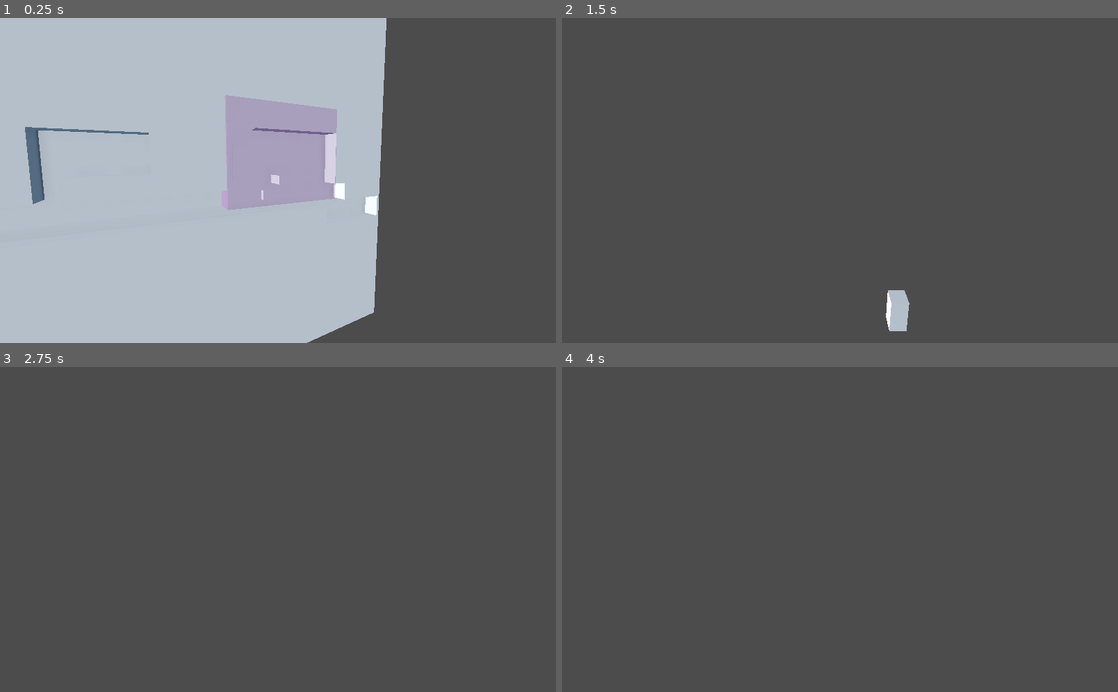
Above: before the commit, frames 1-4 (two rows, left to right).
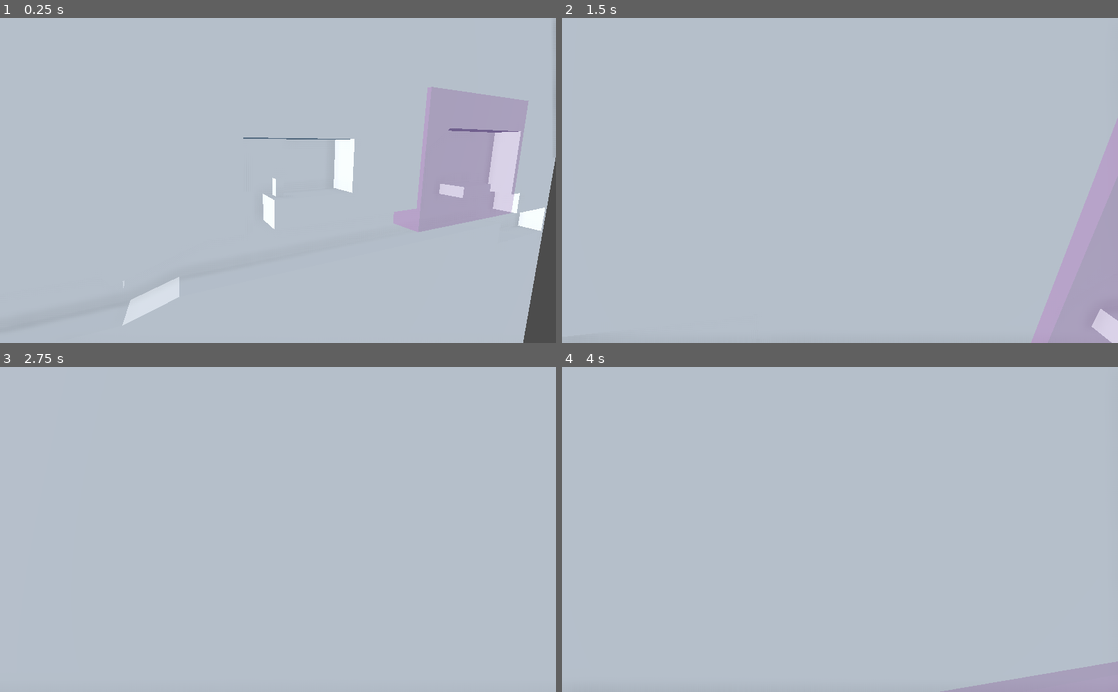
Above: after the commit, the same moments.

Repository: pfirsich/GameOff2019
Game: Godot game, scene res://Main.tscn
The game is run twice, just before and just after one commit, with the same random seed, the same clock (stepped at 60 frames per second) and the same inputs.
Inputs (mouse positions are in pixels of both pictures, inside the frame that each line leads up to):
- Up to frame 1 (0.25 s): no input
- Up to frame 2 (1.5 s): move the mouse to (962, 164) at 0.52 s; hold D (move_right) 0.53-1.28 s; click (962, 164) at 0.6 s; tap Space (jump) at 0.77, 0.8, 1.07, 1.35 s; move the mouse to (728, 196) at 1.27 s; hold A (move_left) from 1.28 s (still down)
- Up to frame 3 (2.75 s): tap Space (jump) at 1.52, 1.82, 2.3 s; click (166, 545) at 1.55 s; move the mouse to (333, 458) at 2.02 s; release A (move_left) at 2.03 s; hold D (move_right) from 2.03 s (still down); click (333, 458) at 2.1 s
- Up to frame 4 (4 s): tap Enter at 2.75 s; move the mouse to (812, 594) at 2.77 s; click (812, 594) at 2.85 s; tap Space (jump) at 3.02, 3.32, 3.6, 3.77 s; move the mouse to (1006, 578) at 3.52 s; release D (move_right) at 3.53 s; hold A (move_left) from 3.53 s (still down)

The runs differ from the first frame. In frame 1, 39% of the frame differs, in the area x 4-100%, y 0-100%; in frame 2, 100%; in frame 3, 100%, in the area x 0-100%, y 0-100%; in frame 4, 100%.

Commit message:
Add proof for broken ray casts in Godot and Markers

Diff:
--- a/godot/Main.tscn
+++ b/godot/Main.tscn
@@ -16,7 +16,7 @@
 [node name="Main" type="Node"]
 
 [node name="Player" parent="." instance=ExtResource( 1 )]
-transform = Transform( 1, 0, 0, 0, 1, 0, 0, 0, 1, 26.8472, 1.05485, 0 )
+transform = Transform( 1, 0, 0, 0, 1, 0, 0, 0, 1, 15.1407, 3.42984, 0 )
 script = ExtResource( 2 )
 JUMP_HEIGHT = 0.75
 JUMP_DURATION = 0.7
--- /dev/null
+++ b/godot/Marker.tscn
@@ -0,0 +1,13 @@
+[gd_scene load_steps=3 format=2]
+
+[sub_resource type="SphereMesh" id=1]
+
+[sub_resource type="SpatialMaterial" id=2]
+flags_transparent = true
+params_depth_draw_mode = 1
+albedo_color = Color( 1, 0, 0, 0.388235 )
+
+[node name="Marker" type="MeshInstance"]
+transform = Transform( 0.1, 0, 0, 0, 0.1, 0, 0, 0, 0.1, 0, 0, 0 )
+mesh = SubResource( 1 )
+material/0 = SubResource( 2 )
--- a/godot/Player.gd
+++ b/godot/Player.gd
@@ -9,7 +9,9 @@
 export var TELEPORT_DISTANCE = 4.0
 export var TELEPORT_SAMPLES = 16
 
-export var has_teleport = true;
+export var has_upgrade_teleport = true
+
+var markerScene = preload("res://Marker.tscn")
 
 var velocity = Vector2()
 var gravity
@@ -21,11 +23,8 @@
     gravity = jump_vel / jump_dur_half
 
 func _process(delta):
-    if Input.is_action_just_pressed("jump") and is_on_floor():
+    if Input.is_action_just_pressed("jump"):# and is_on_floor():
         velocity.y = jump_vel
-
-    if Input.is_action_just_pressed("teleport"):
-        teleport()
 
 func _physics_process(delta):
     var moveX = int(Input.is_action_pressed("move_right")) - int(Input.is_action_pressed("move_left"))
@@ -50,17 +49,57 @@
 
     move_and_slide(Vector3(velocity.x, velocity.y, 0), Vector3(0, 1, 0), true)
 
+    if has_upgrade_teleport and Input.is_action_just_pressed("teleport"):
+        teleport()
+
 func teleport():
     for i in range(TELEPORT_SAMPLES):
-        var progress = TELEPORT_DISTANCE / TELEPORT_SAMPLES * i
-        var dist = TELEPORT_DISTANCE - progress
-        var dir = Vector3(1, 0, 0)
-        var target = get_translation() +  dir * dist;
+        var dist = TELEPORT_DISTANCE * (1 - i / TELEPORT_SAMPLES)
+        var dir = Vector3(1, 1, 0).normalized()
+        var target = get_translation() + dir * dist;
+        if is_pos_valid(target):
+            translate(dir * dist)
+        break
 
-        if is_pos_valid(target):
-            set_translation(target)
+func mark(position, color):
+    var marker = markerScene.instance()
+    marker.set_translation(position)
+    var mat = marker.get_surface_material(0).duplicate()
+    mat.albedo_color = color
+    mat.albedo_color.a = 0.4
+    marker.set_surface_material(0, mat)
+    get_tree().get_root().add_child(marker)
+
+const red = Color(1, 0, 0)
+const green = Color(0, 1, 0)
+const blue = Color(0, 0, 1)
+const yellow = Color(1, 1, 0)
+const purple = Color(1, 0, 1)
 
 func is_pos_valid(pos: Vector3):
+    print(">>>> is_pos_valid")
+    print("Pos:", pos)
+    print("Player Pos:", get_translation())
+    mark(pos, yellow)
+    mark(get_translation(), green)
     var rel = pos - get_translation()
     var trafo = get_transform().translated(rel)
-    return !test_move(trafo, Vector3(0, 0, 0))
+
+    # false if we are in a wall
+    if test_move(trafo, Vector3(0, 0, 0)):
+        return false
+
+    var space_state = get_world().direct_space_state
+    print("Rel:", rel)
+    var hit = space_state.intersect_ray(pos, get_translation(), [self])
+    # We should actually assert !hit.empty() here, because it should never be empty.
+    # But we don't want games to crash because of this, so just return false instead.
+    if hit.empty():
+        return false
+    print("Normal:", hit)
+    mark(hit["position"], blue)
+    var rev_hit = space_state.intersect_ray(get_translation(), pos, [self])
+    print("From player to teleport position:", rev_hit)
+    # rel points from the the player to teleport position.
+    # We have to hit a face with a normal pointing along the ray vector to be outside of the mesh.
+    return hit["normal"].dot(rel) > 0
